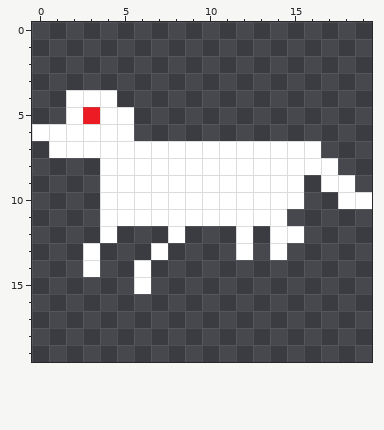
Pixel-art sprite, stored at Karjakoer.png. Above, as it was before the edit.
The file is 20x20 pixels.
And afterwards:
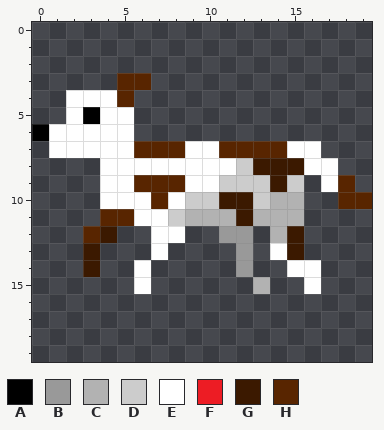
Palette (. is transparent): A #000000  B #999999  C #b2b2b2  D #cccccc  E #ffffff  F #ed1c24  G #3b1900  H #582500
Change:
y 3: x 5..6 .. -> HH
y 4: x 5 . -> H
y 5: x 3 F -> A
y 6: x 0 E -> A
y 7: x 6..8 EEE -> HHH; x 11..14 EEEE -> HHHH
y 8: x 12..15 EEEE -> DGGG
y 9: x 6..8 EEE -> HHH; x 11..15 EEEEE -> DDDGD; x 18 E -> H
y 10: x 7 E -> H; x 9..15 EEEEEEE -> DDGGDCC; x 18..19 EE -> HH
y 11: x 4..5 EE -> HH; x 8..15 EEEEEEE. -> DCCCGCCC
y 12: x 3..4 .E -> HG; x 7 . -> E; x 11..12 .E -> BB; x 14..15 EE -> CG
y 13: x 3 E -> G; x 12 E -> B; x 15 . -> G
y 14: x 3 E -> G; x 12 . -> B; x 15..16 .. -> EE
y 15: x 13 . -> C; x 16 . -> E
Pixel boxes of the changes (left, top, right, bottom) in both pictures:
changed: (32, 73, 372, 294)
